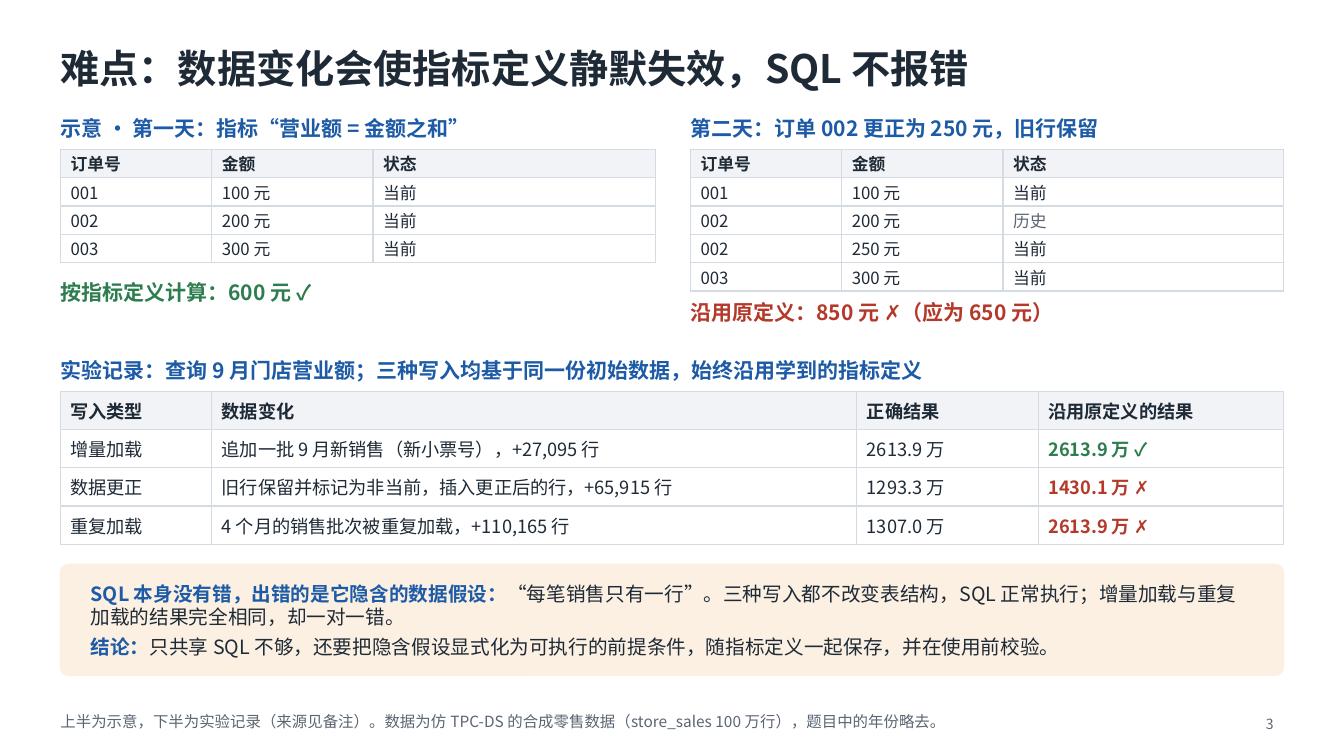
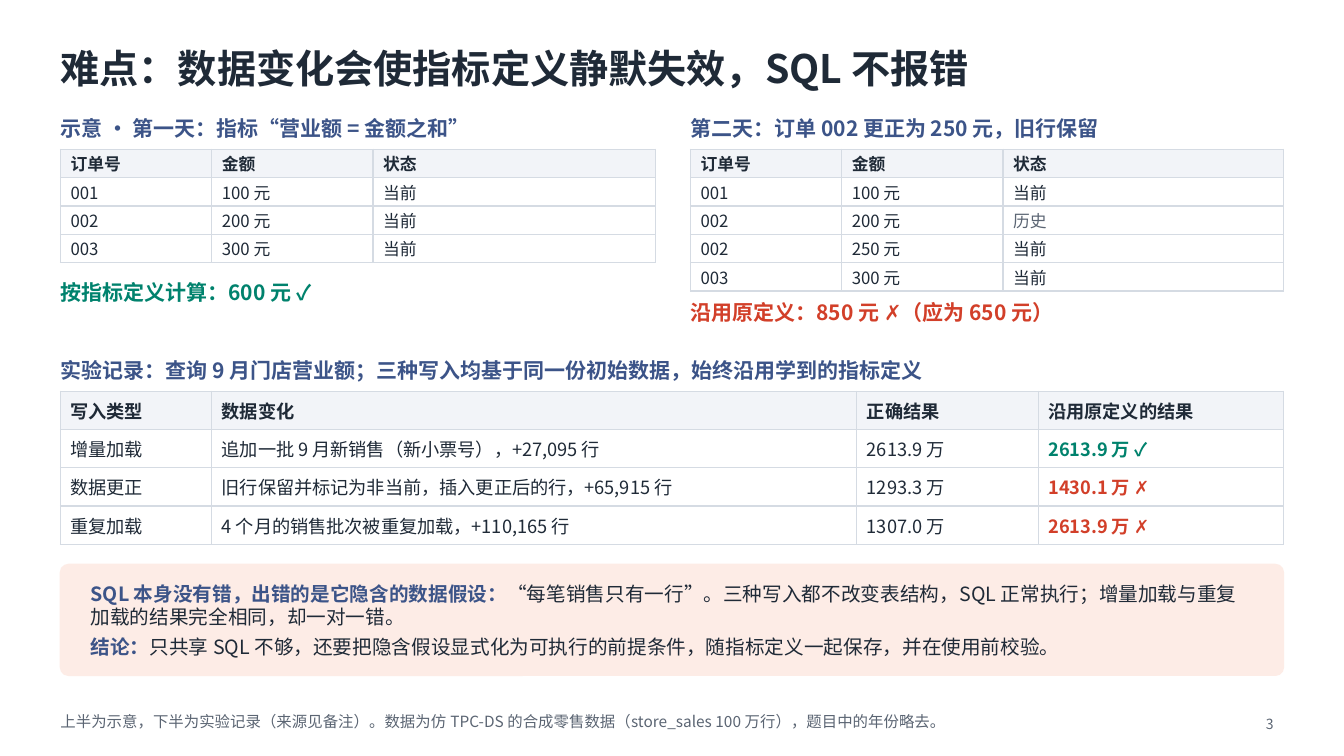
Before and after one commit to mmmttt000045/agent4db-adapter, a slide deck: slide 3 of docs/mavra-system.pptx. Drawn at 1344x756 pixels with LibreOffice and Linux fonts; fonts in the diff are those of the drawing. Boxes give left, top, right and bottom in pixels: in the first picture for what was removed or moved away, otherwise in the second. Text is boxed around its words. In the diff, an @@ line names an element or a change of style, - is before the commit and + after.

```diff
--- a/docs/mavra-system.pptx
+++ b/docs/mavra-system.pptx
@@ text "按指标定义计算：600 元 ✓" at [60, 282, 291, 302]: text colour #2E7D4F to #00826D @@
@@ text "沿用原定义：850 元 ✗（应为 650 元）" at [690, 302, 1054, 322]: text colour #B5392A to #D23F29 @@
@@ text colour #1D5BA6 to #3C5488 in 3 elements at [60, 118, 470, 138], [690, 118, 1099, 139], [60, 360, 922, 382] @@
@@ table at [60, 391, 1284, 541] @@
@@ fill #F1F3F6 to #F2F4F8 in row 1 @@
@@ text colour #2E7D4F to #00826D in "2613.9 万 ✓" @@
@@ text colour #B5392A to #D23F29 in "1430.1 万 ✗", "2613.9 万 ✗" @@
@@ rounded rectangle at [60, 565, 1284, 676]: fill #FBF0E2 to #FDECE6; outline #FBF0E2 1 pt to #FDECE6 1 pt @@
@@ text "SQL 本身没有错，出错的是它隐含的数据假设：“每笔销售只有一行”。三种写入都不改变表结构，SQL 正常执行；增量加载与 ..." at [91, 584, 1237, 658]: text colour #1D5BA6 to #3C5488 in "SQL 本身没有错，出错的是它隐含的数据假设：“每笔销售只有一行”。三种写入都不改变表结构，SQL", "结论：只共享" @@
```
Also in this commit, not shown: 7 other slides changed, 14 other files.
